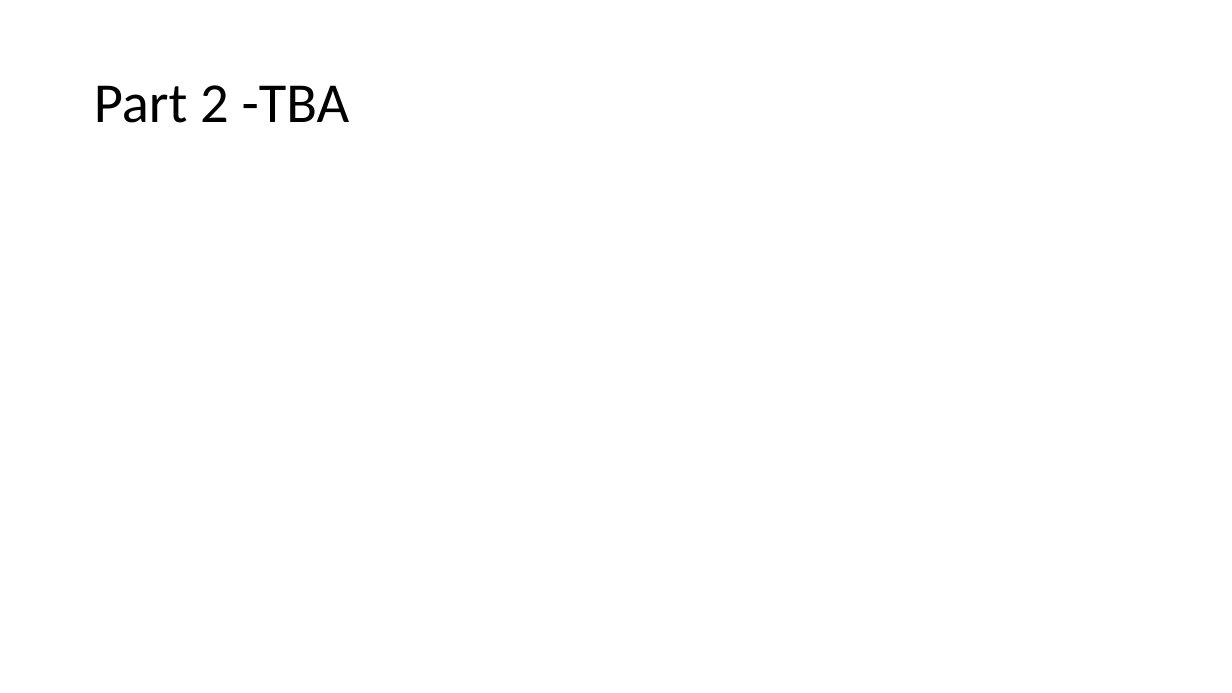
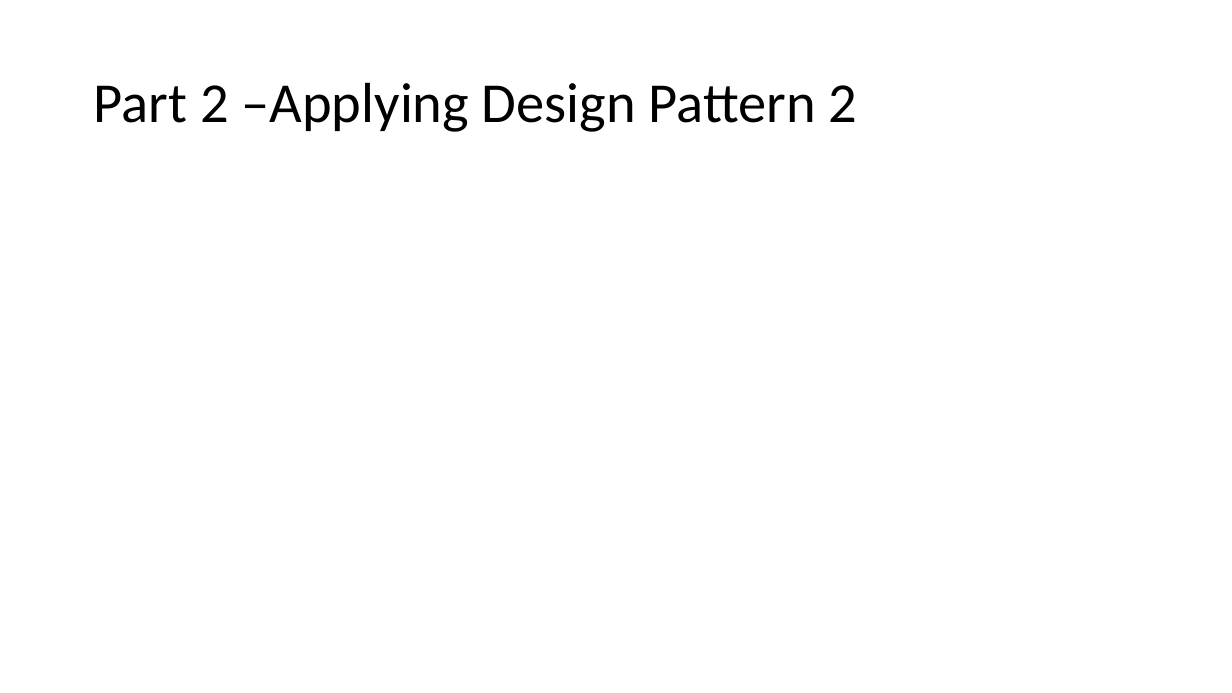
Before and after one commit to steven-snelling/PR301-Assignment_3, a slide deck: slide 7 of documentation/assignment_3_documentation.pptx (slide 4 before the commit). Drawn at 1232x693 pixels with LibreOffice and Linux fonts; fonts in the diff are those of the drawing. Boxes give left, top, right and bottom in pixels: in the first picture for what was removed or moved away, otherwise in the second. Text is boxed around its words. In the diff, an @@ line names an element or a change of style, - is before the commit and + after.

Commit message:
updated doucmentation for first design pattern of part 2.

```diff
--- a/documentation/assignment_3_documentation.pptx
+++ b/documentation/assignment_3_documentation.pptx
@@ title at <box>94,82,858,132</box>: text changed @@
-Part 2 -TBA
+Part 2 –Applying Design Pattern 2
```
Also in this commit, not shown: 3 slides added, 2 other files.
